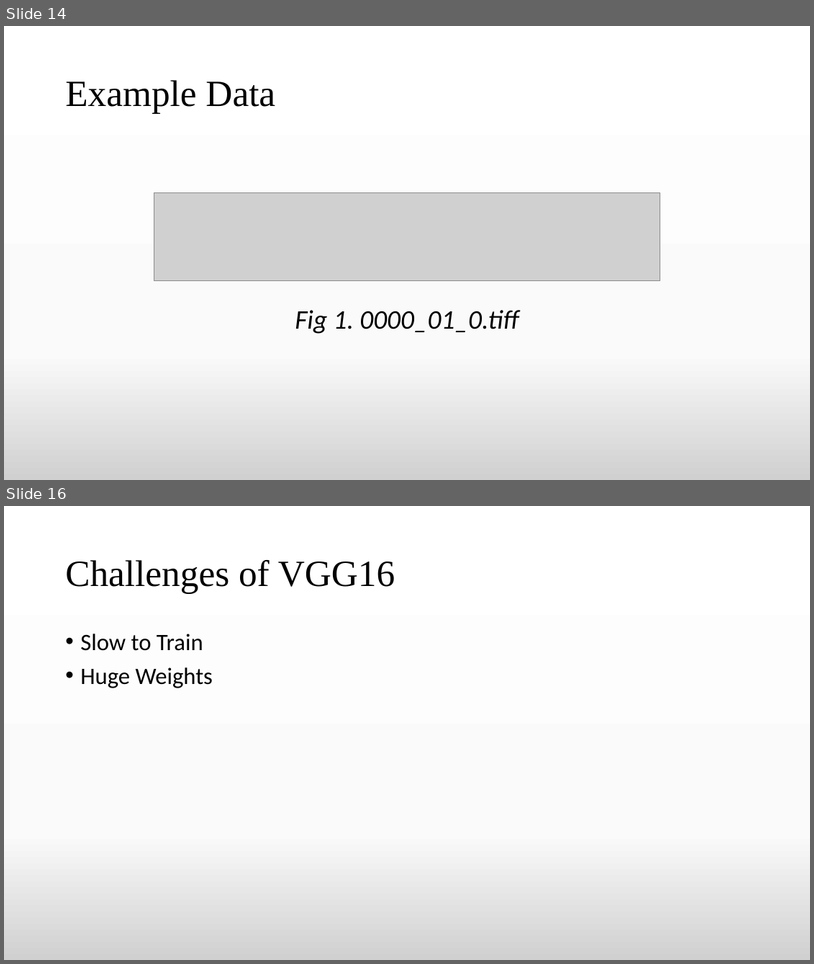
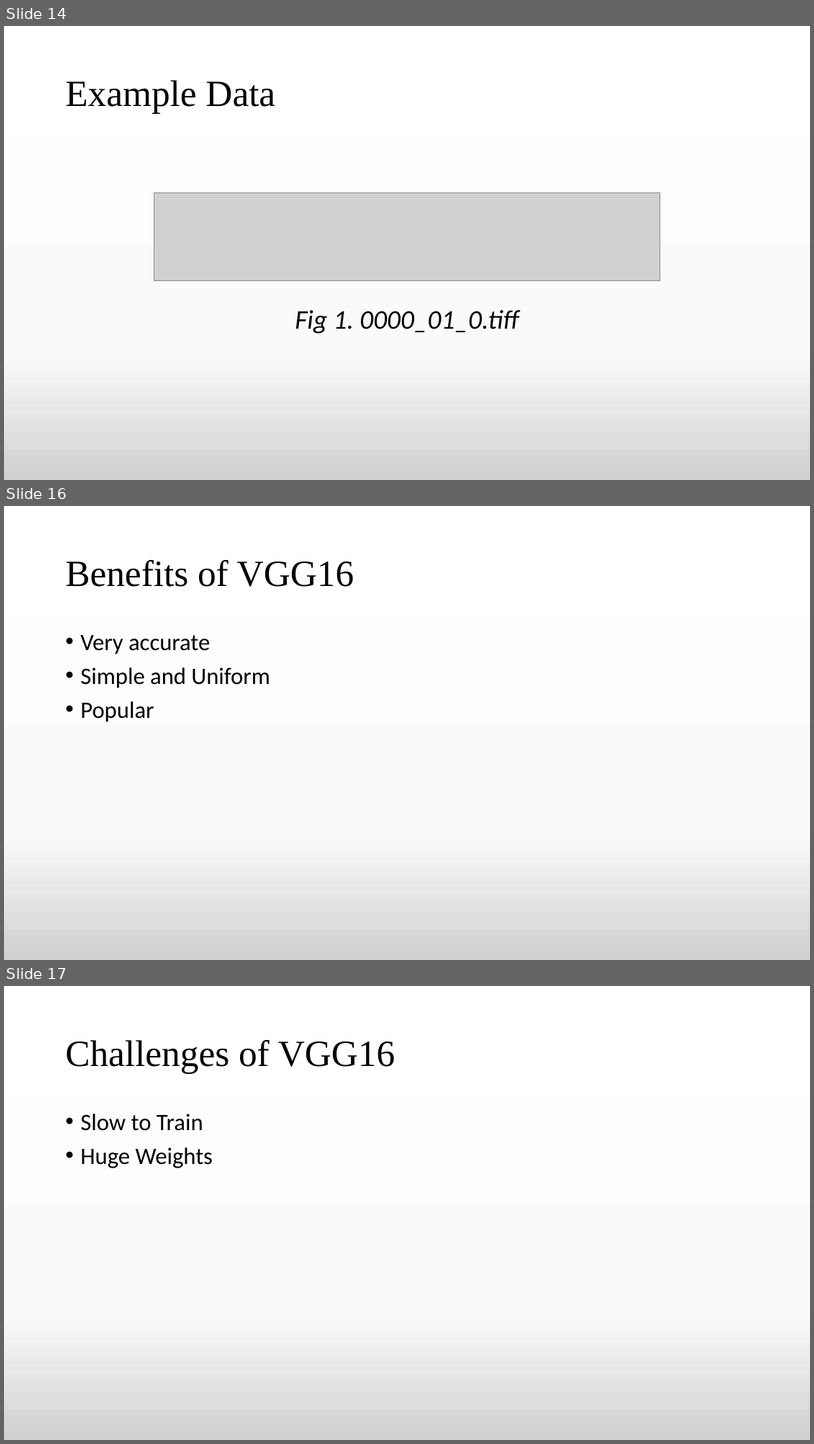
Before and after one commit to TheAnonymousMan/local-language-recognition-gcelt-class-2021, a slide deck: Documentation/4th Year Project Presentation.pptx. Shown one above the other, each under a label of ours: slides 14 and 16 before the commit, slides 14, 16 and 17 after it; the slides between them are not shown. The pictures are 814x964 and 814x1444 pixels, drawn with LibreOffice and Linux fonts; fonts in the diff are those of the drawing; grey boxes stand for pictures. Boxes give left, top, right and bottom in pixels: in the first picture for what was removed or moved away, otherwise in the second. Text is boxed around its words. In the diff, an @@ line names an element or a change of style, - is before the commit and + after.

```diff
--- a/Documentation/4th Year Project Presentation.pptx
+++ b/Documentation/4th Year Project Presentation.pptx
@@ slide 16 added at (4, 506, 810, 960), background gradient #FFFFFF to #FBFBFB to #D1D1D1 @@
@@ title added at (65, 560, 354, 587), 44 pt, text #000000 @@
+Benefits of VGG16
@@ text added at (80, 635, 270, 722), 28 pt, text #000000 @@
+• Very accurate
+• Simple and Uniform
+• Popular
@@ what was slide 16 is now slide 17 @@
```
Also in this commit, not shown: 5 slides changed, 1 other slide added, 1 slide removed.
